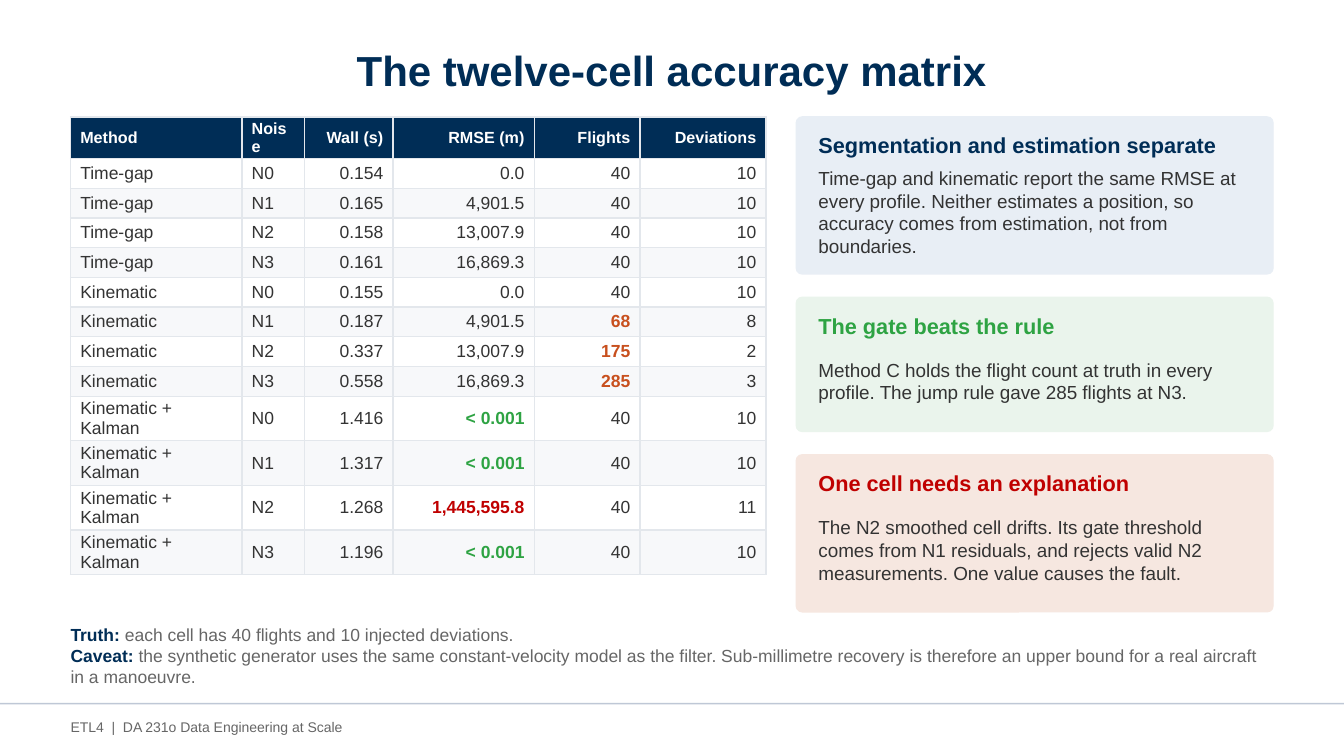
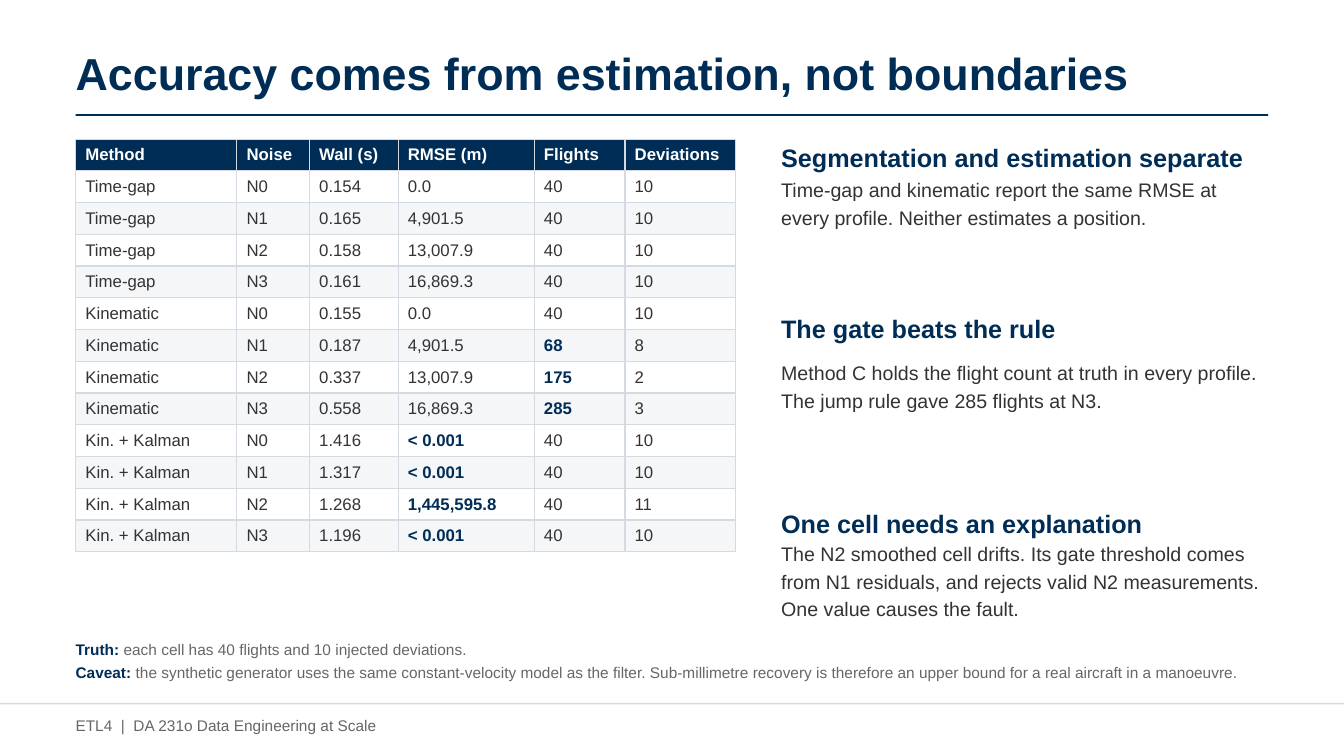
Before and after one commit to AvinashKompalli/Clean-Flight-Paths-from-Noisy-Aircraft-Data-at-Scale, a slide deck: slide 19 of etl4/docs/ETL4_Project_Presentation.pptx (slide 16 before the commit). Drawn at 1344x756 pixels with LibreOffice and Linux fonts; fonts in the diff are those of the drawing. Boxes give left, top, right and bottom in pixels: in the first picture for what was removed or moved away, otherwise in the second. Text is boxed around its words. In the diff, an @@ line names an element or a change of style, - is before the commit and + after.

```diff
--- a/etl4/docs/ETL4_Project_Presentation.pptx
+++ b/etl4/docs/ETL4_Project_Presentation.pptx
@@ title at box(76, 57, 1128, 99): text changed; size 30 to 32 pt @@
-The twelve-cell accuracy matrix
+Accuracy comes from estimation, not boundaries
@@ line added from (76, 115) to (1268, 115), #002D56 1.25 pt @@
@@ rounded rectangle removed at box(797, 117, 1273, 274) @@
@@ table at box(76, 139, 736, 545) @@
-row 10, column 1: Kinematic + Kalman
+row 10, column 1: Kin. + Kalman
-row 11, column 1: Kinematic + Kalman
+row 11, column 1: Kin. + Kalman
-row 12, column 1: Kinematic + Kalman
+row 12, column 1: Kin. + Kalman
-row 13, column 1: Kinematic + Kalman
+row 13, column 1: Kin. + Kalman
@@ fill #F7F8FA to #F4F6F8 in 36 cells @@
@@ size 11.5 to 12 pt in "Method", "Noise", "Wall (s)", "RMSE (m)" and 2 more places @@
@@ size 12.5 to 12 pt in "Time-gap", "N0", "0.154", "0.0" and 64 more places @@
@@ text colour #C8501E to #002D56 in "68", "175", "285" @@
@@ text colour #2EA343 to #002D56 in "< 0.001", "< 0.001", "< 0.001" @@
@@ text colour #C00000 to #002D56 in "1,445,595.8" @@
@@ alignment right to left @@
@@ borders changed @@
@@ table: place and size @@
-table at box(71, 117, 766, 572)
+table at box(76, 139, 736, 545)
@@ text "Segmentation and estimation separate": place and size @@
-text "Segmentation and estimation separate" at box(818, 137, 1216, 158)
+text "Segmentation and estimation separate" at box(781, 148, 1243, 172)
@@ text "Segmentation and estimation separate" at box(781, 148, 1243, 172): size 15.5 to 18 pt; line spacing 1 to 1.12 @@
@@ text at box(781, 182, 1216, 229): text changed; size 13.5 to 14 pt @@
-Time-gap and kinematic report the same RMSE at every profile. Neither estimates a position, so accuracy comes from estimation, not from boundaries.
+Time-gap and kinematic report the same RMSE at every profile. Neither estimates a position.
@@ rounded rectangle removed at box(797, 297, 1273, 432) @@
@@ text "The gate beats the rule": place and size @@
-text "The gate beats the rule" at box(818, 318, 1055, 339)
+text "The gate beats the rule" at box(781, 319, 1055, 344)
@@ text "The gate beats the rule" at box(781, 319, 1055, 344): size 15.5 to 18 pt, text colour #2EA343 to #002D56; line spacing 1 to 1.12 @@
@@ text "Method C holds the flight ...": place and size @@
-text "Method C holds the flight ..." at box(818, 363, 1212, 403)
+text "Method C holds the flight ..." at box(781, 365, 1257, 412)
@@ text "Method C holds the flight ..." at box(781, 365, 1257, 412): size 13.5 to 14 pt; line spacing 1 to 1.18 @@
@@ rounded rectangle removed at box(797, 455, 1273, 612) @@
@@ text "One cell needs an explanation": place and size @@
-text "One cell needs an explanation" at box(818, 475, 1129, 496)
+text "One cell needs an explanation" at box(781, 514, 1142, 538)
@@ text "One cell needs an explanation" at box(781, 514, 1142, 538): size 15.5 to 18 pt, text colour #C00000 to #002D56; line spacing 1 to 1.12 @@
@@ text "The N2 smoothed cell drifts. ..." at box(781, 546, 1259, 616): size 13.5 to 14 pt; line spacing 1 to 1.18 @@
@@ text "The N2 smoothed cell drifts. ...": place and size @@
-text "The N2 smoothed cell drifts. ..." at box(818, 520, 1202, 580)
+text "The N2 smoothed cell drifts. ..." at box(781, 546, 1259, 616)
@@ text "Truth: each cell has 40 ..." at box(76, 644, 1237, 681): size 12.5 to 11 pt; line spacing 1 to 1.22 @@
@@ line (0, 704) - (1344, 704): stroke #BFC8D6 1 pt to #D4DAE2 1 pt @@
@@ text "ETL4 | DA 231o Data ..." at box(76, 720, 377, 734): size 10 to 11 pt @@
```
Also in this commit, not shown: 19 other slides changed, 4 slides added, 1 other file.
